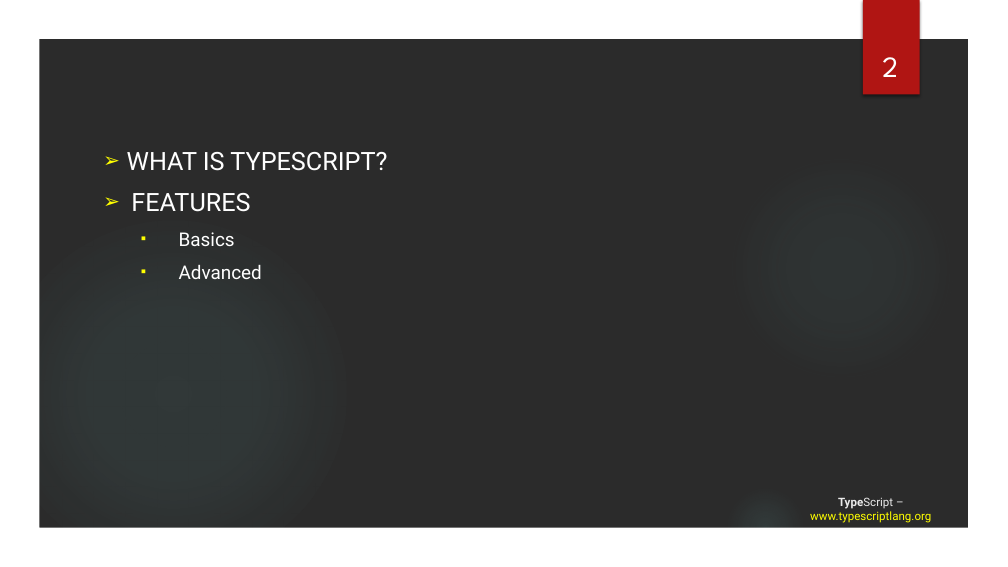
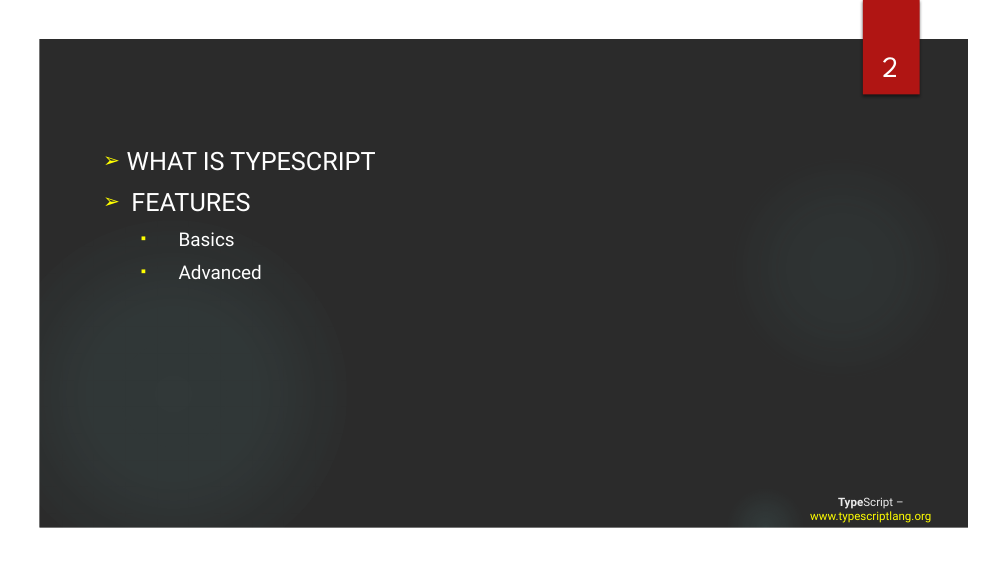
Before and after one commit to tainhx/SSFE, a slide deck: slide 2 of TypeScript.pptx. Drawn at 1008x567 pixels with LibreOffice and Linux fonts; fonts in the diff are those of the drawing; background and template pictures are left out; a plain dark background stands for a picture behind light text. Boxes give left, top, right and bottom in pixels: in the first picture for what was removed or moved away, otherwise in the second. Text is boxed around its words. In the diff, an @@ line names an element or a change of style, - is before the commit and + after.

```diff
--- a/TypeScript.pptx
+++ b/TypeScript.pptx
@@ subtitle at (127,152,375,171): text changed @@
-➢ WHAT IS TYPESCRIPT?
+➢ WHAT IS TYPESCRIPT
```
Also in this commit, not shown: 3 other slides changed, 3 slides added, 2 other files.
